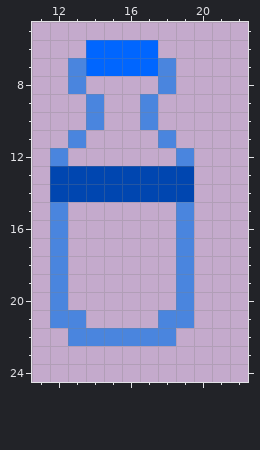
Two states of a pixel-art sprite, bingame/static/img/items/plastic_bottle.png. That is the earlier state.
The file is 512x512 pixels, drawn in blocks of 16x16; one block is one cell here. Shown: x 11..22, y 5..24.
And afterwards:
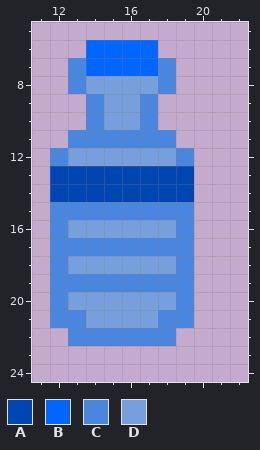
Palette (. is transparent): A #0046b0  B #0066ff  C #4a85de  D #769fdc
Author's note on the commit: Update plastic bottle image in bin game assets
From old to new:
{"y":8,"x":14,"old":"....","new":"DDDD"}
{"y":9,"x":15,"old":"..","new":"DD"}
{"y":10,"x":15,"old":"..","new":"DD"}
{"y":11,"x":14,"old":"....","new":"CCCC"}
{"y":12,"x":13,"old":"......","new":"DDDDDD"}
{"y":15,"x":13,"old":"......","new":"CCCCCC"}
{"y":16,"x":13,"old":"......","new":"DDDDDD"}
{"y":17,"x":13,"old":"......","new":"CCCCCC"}
{"y":18,"x":13,"old":"......","new":"DDDDDD"}
{"y":19,"x":13,"old":"......","new":"CCCCCC"}
{"y":20,"x":13,"old":"......","new":"DDDDDD"}
{"y":21,"x":14,"old":"....","new":"DDDD"}
{"label":"added","picture_box":[68,76,176,328]}
